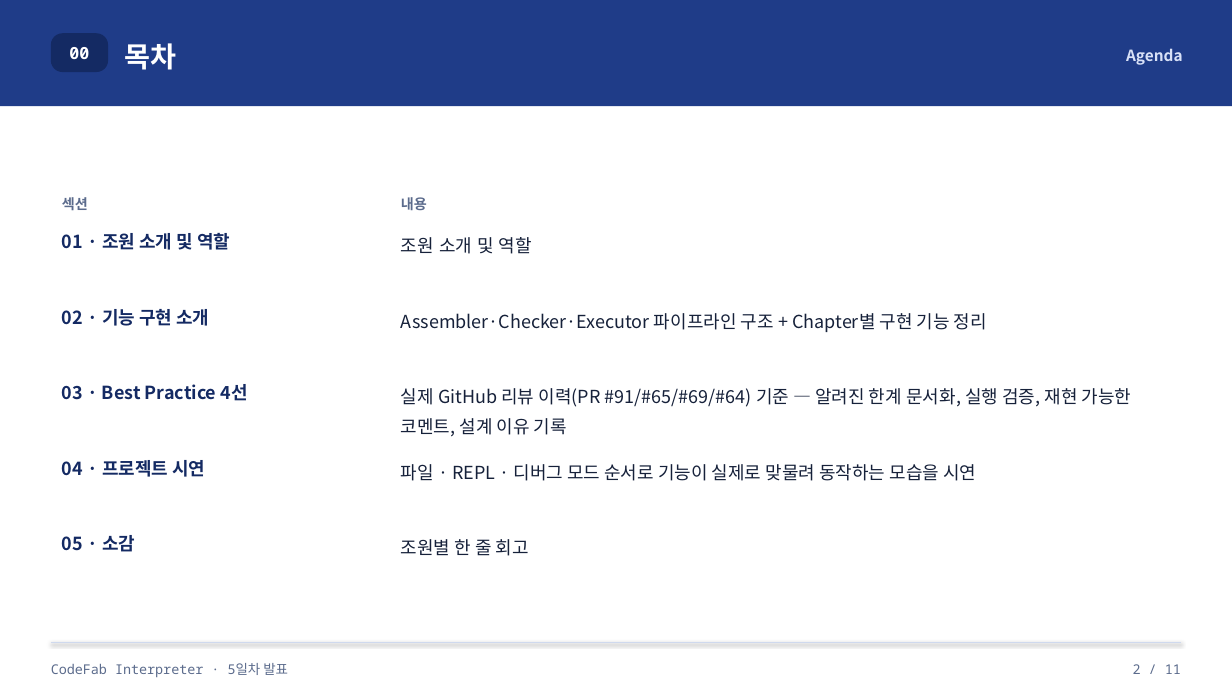
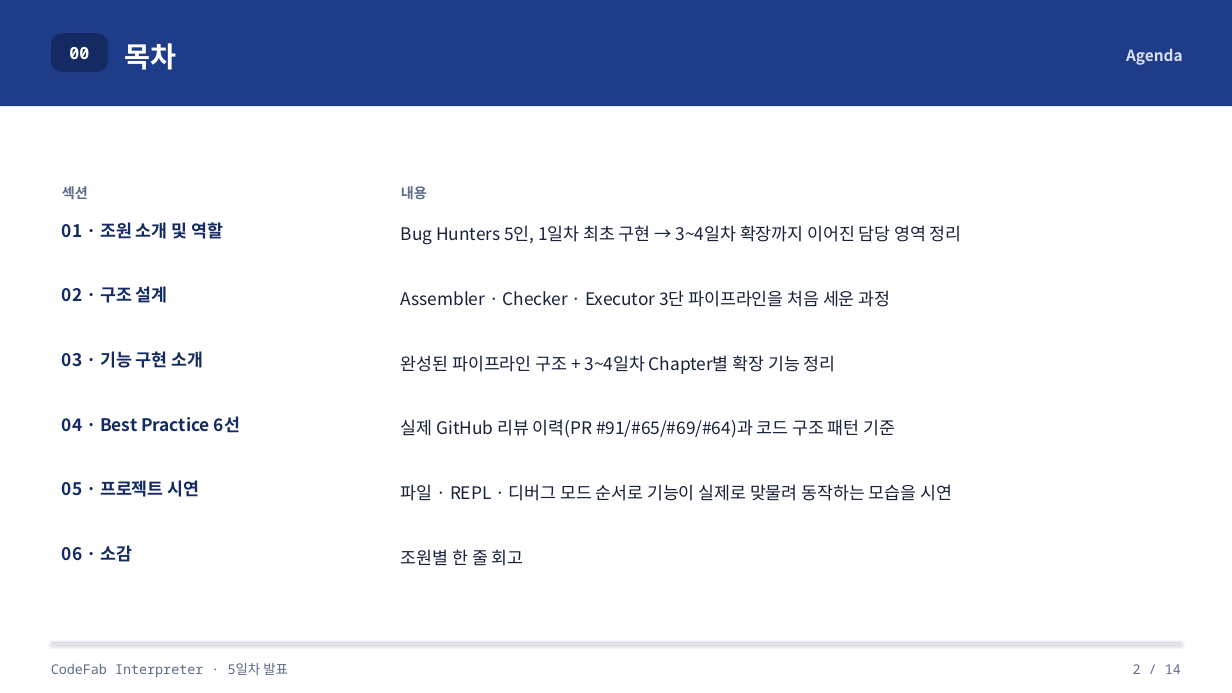
Before and after one commit to kimbyungnam/CodeFab-4, a slide deck: slide 2 of docs/CodeFab_발표자료_초안.pptx. Drawn at 1232x693 pixels with LibreOffice and Linux fonts; fonts in the diff are those of the drawing. Boxes give left, top, right and bottom in pixels: in the first picture for what was removed or moved away, otherwise in the second. Text is boxed around its words. In the diff, an @@ line names an element or a change of style, - is before the commit and + after.

Commit message:
docs: presentation 파일 수정. 아직 초안.

```diff
--- a/docs/CodeFab_발표자료_초안.pptx
+++ b/docs/CodeFab_발표자료_초안.pptx
@@ table at (x1=51, y1=143, x2=1181, y2=596) @@
-row 2: 01 · 조원 소개 및 역할 | 조원 소개 및 역할
-row 3: 02 · 기능 구현 소개 | Assembler·Checker·Executor 파이프라인 구조 + Chapter별 구현 기능 정리
-row 4: 03 · Best Practice 4선 | 실제 GitHub 리뷰 이력(PR #91/#65/#69/#64) 기준 — 알려진 한계 문서화, 실행 검증, 재현 가능한 코멘트, 설계 이유 기록
-row 5: 04 · 프로젝트 시연 | 파일 · REPL · 디버그 모드 순서로 기능이 실제로 맞물려 동작하는 모습을 시연
-row 6: 05 · 소감 | 조원별 한 줄 회고
+row 2: 01 · 조원 소개 및 역할 | Bug Hunters 5인, 1일차 최초 구현 → 3~4일차 확장까지 이어진 담당 영역 정리
+row 3: 02 · 구조 설계 | Assembler · Checker · Executor 3단 파이프라인을 처음 세운 과정
+row 4: 03 · 기능 구현 소개 | 완성된 파이프라인 구조 + 3~4일차 Chapter별 확장 기능 정리
+row 5: 04 · Best Practice 6선 | 실제 GitHub 리뷰 이력(PR #91/#65/#69/#64)과 코드 구조 패턴 기준
+row 6: 05 · 프로젝트 시연 | 파일 · REPL · 디버그 모드 순서로 기능이 실제로 맞물려 동작하는 모습을 시연
+row 7: 06 · 소감 | 조원별 한 줄 회고
@@ text at (x1=1133, y1=664, x2=1181, y2=674): text changed @@
-2 / 11
+2 / 14
```
Also in this commit, not shown: 12 other slides changed, 1 slide added.
